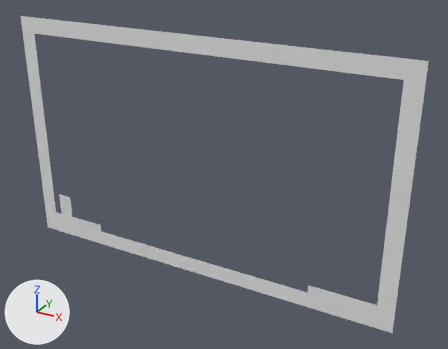
Two versions of the OBJ model Assets/Tiled2Unity/Meshes/level_001.obj, one commit apart.
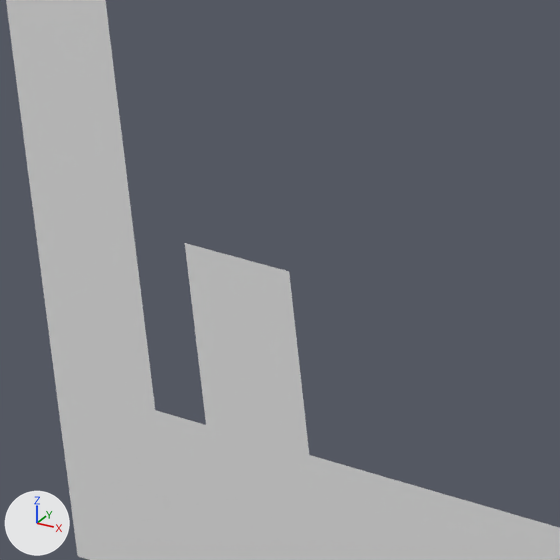
Each version appears first whole from a 50 mm camera at (1009.0, -5490.0, 1254.0) aimed at (-2078.0, 122.0, -1551.0), and next in a close-up on the part from 9% to 22% of the width and 48% to 65% of the height. Arrows for +X, +Y and +Z are at lower left; the lights stay in place. Where no turn or scale is listed for an object, it has been applied to the vertices.

In view in the first close-up: 'level_001'.
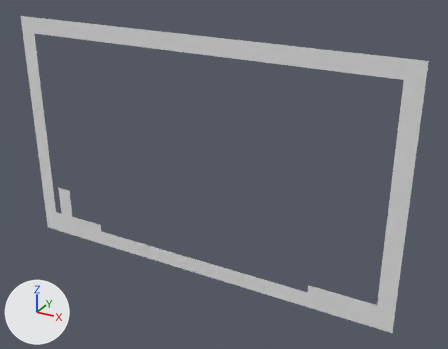
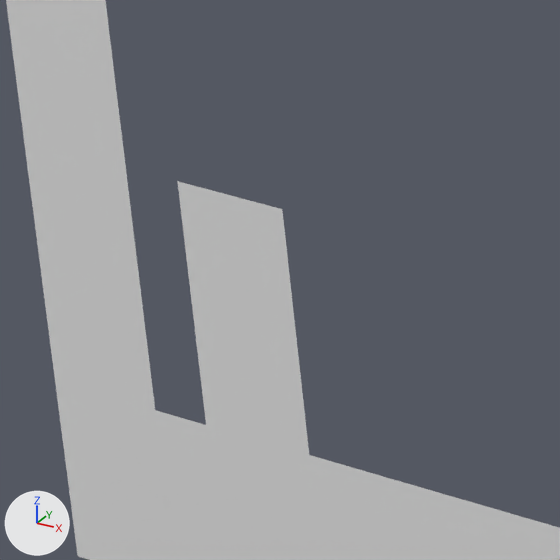
Pixel boxes (x1, y1, x2, y2) of what changed, in the close-ups (560 x 560 px):
part 1 of me_level_001, added: after (177, 181, 289, 271)

The change in detail:
me_level_001 has 481 vertices, 326 faces and spans x -4800.0..0.0, y 0.0, z -2880.0..0.0.
me_level_001 is used by ob_level_001; location (0.0, 0.0, 0.0).
Verts and faces of me_level_001; kept vertices keep their numbers, new ones are numbered from 481.
Before the commit, vertices of me_level_001: 290 (-4416.0, 0.0, -2304.0) at pixel (236, 257), 291 (-4320.0, 0.0, -2304.0) at pixel (289, 271), 293 (-4512.0, 0.0, -2304.0) at pixel (184, 242).
Part 1, on me_level_001:
New vertices 481, 482, 483 stand at vertices 290, 291, 293, in that order, plus (0.0, 0.0, 96.0).
New faces: (290, 481, 482, 291), (290, 293, 483, 481).
